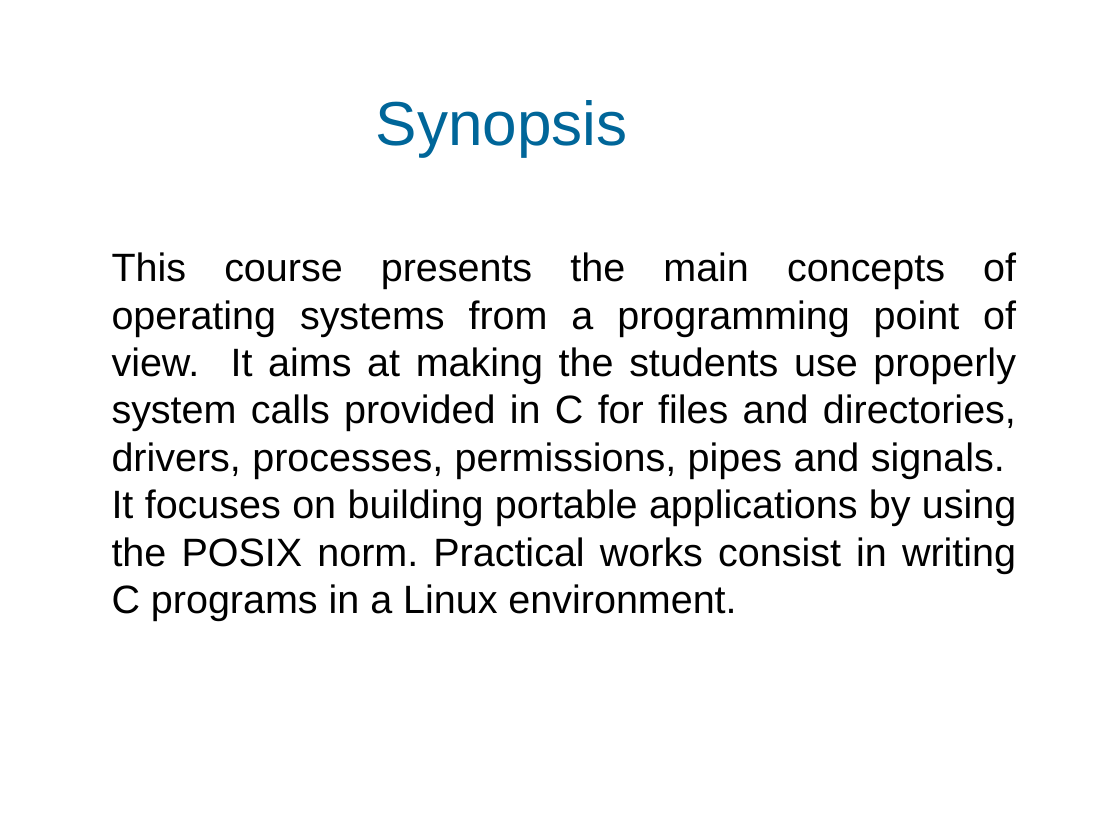
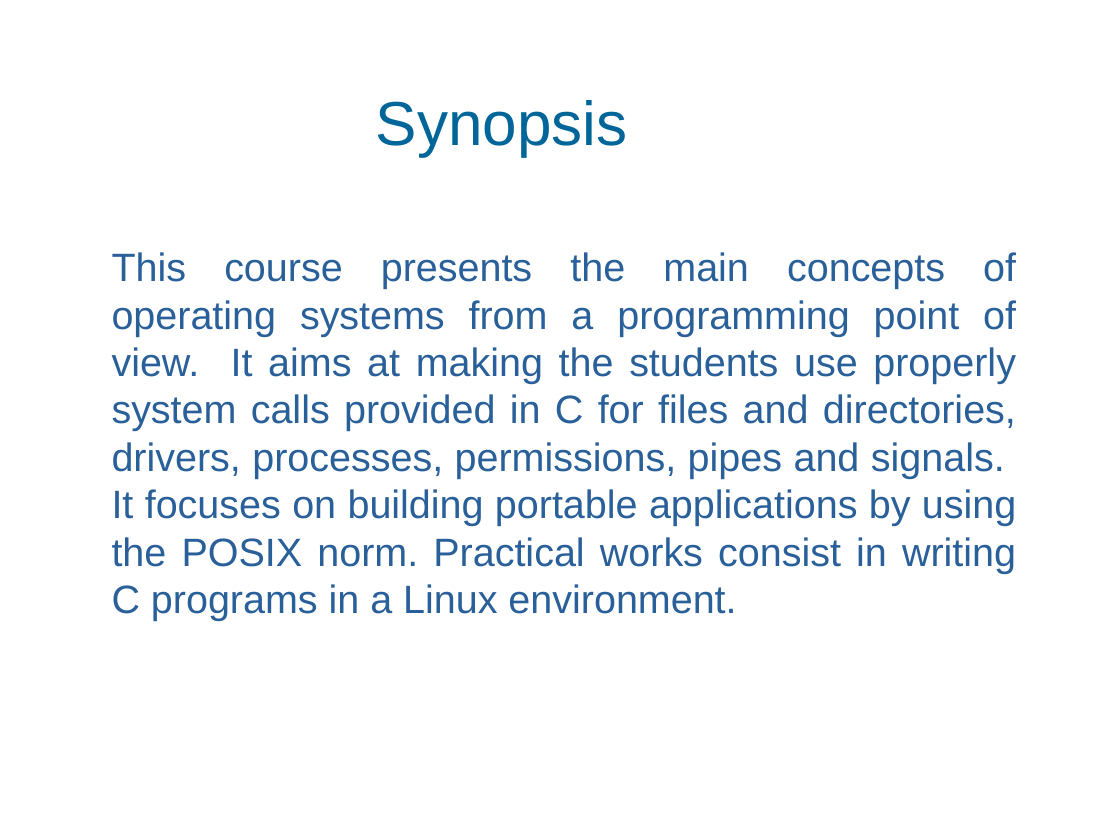
Before and after one commit to alievako/systemprogramming, a slide deck: slide 3 of lc1.odp (slide 2 before the commit). Drawn at 1120x840 pixels with LibreOffice and Linux fonts; fonts in the diff are those of the drawing; background and template pictures are left out. Boxes give left, top, right and bottom in pixels: in the first picture for what was removed or moved away, otherwise in the second. Text is boxed around its words. In the diff, an @@ line names an element or a change of style, - is before the commit and + after.

```diff
--- a/lc1.odp
+++ b/lc1.odp
@@ text "This course presents the main ..." at box(112, 252, 1016, 621): text colour #000000 to #2A6099 @@
```
Also in this commit, not shown: 1 other slide changed, 39 slides added, 1 slide removed, 4 other files.
